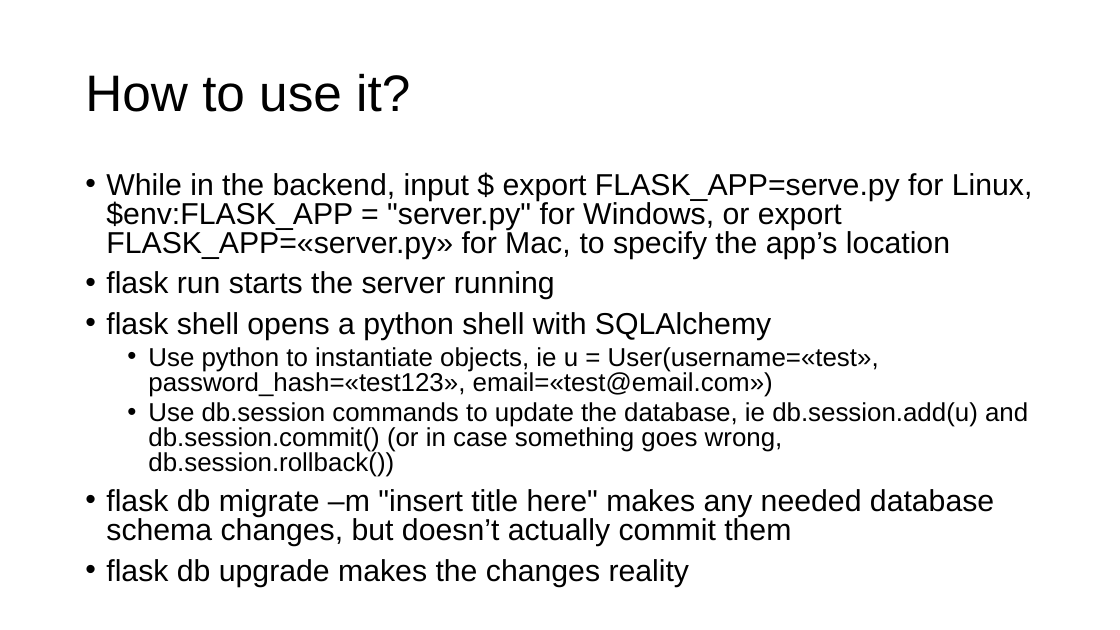
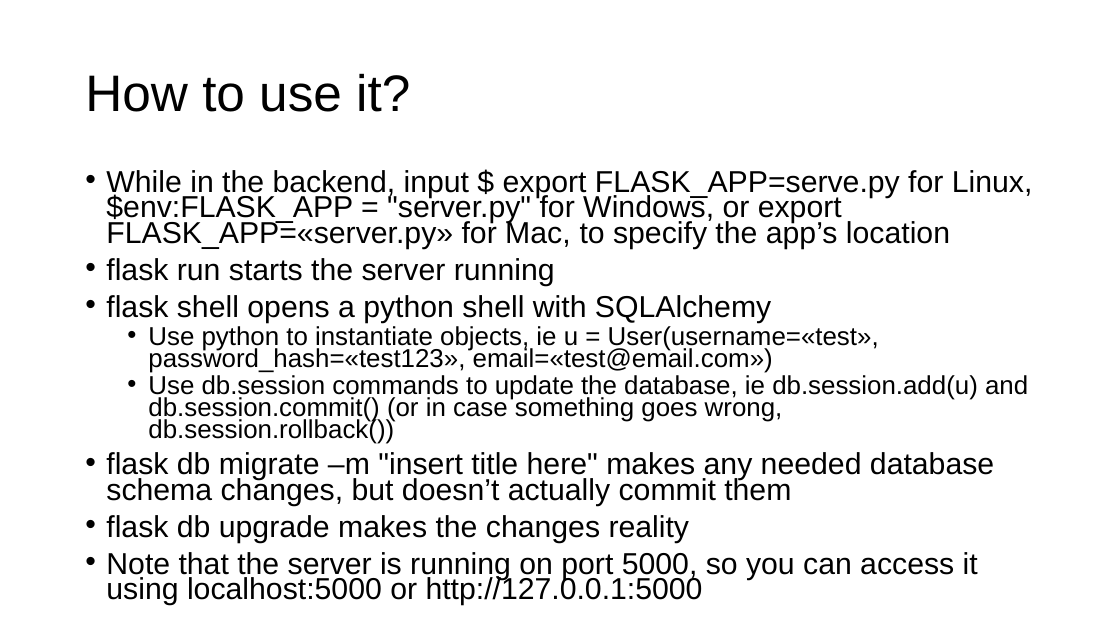
Before and after one commit to gmfk07/iu2018-backend, a slide deck: slide 4 of iu-spec-backend.pptx. Drawn at 1120x630 pixels with LibreOffice and Linux fonts; fonts in the diff are those of the drawing. Boxes give left, top, right and bottom in pixels: in the first picture for what was removed or moved away, otherwise in the second. Text is boxed around its words. In the diff, an @@ line names an element or a change of style, - is before the commit and + after.

```diff
--- a/iu-spec-backend.pptx
+++ b/iu-spec-backend.pptx
@@ text at (106,170,1033,543): line spacing 0.8 to 0.7 @@
@@ text at (106,552,978,605): paragraph added @@
+• Note that the server is running on port 5000, so you can access it using localhost:5000 or http://127.0.0.1:5000
```
Also in this commit, not shown: 3 other slides changed, 3 slides added, 4 other files.
